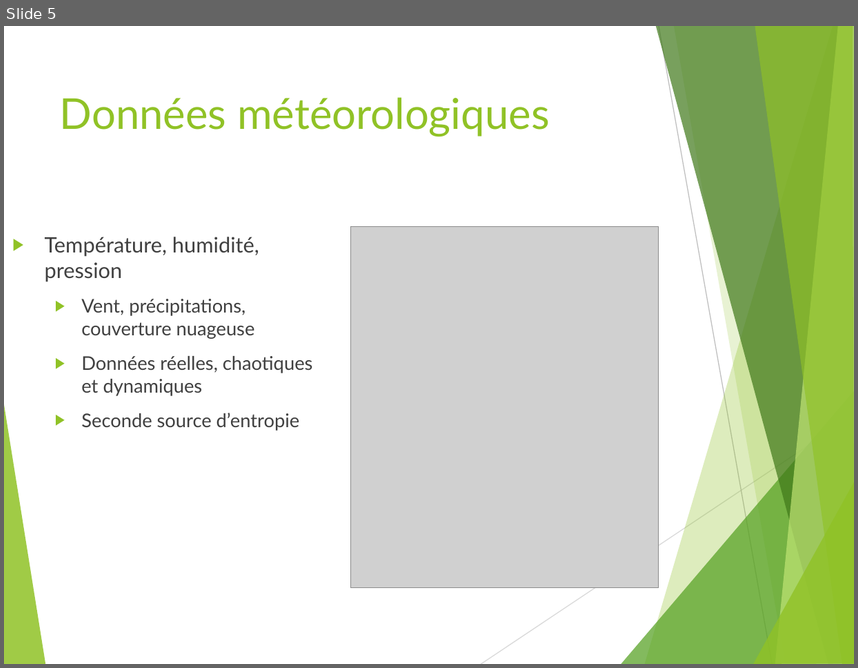
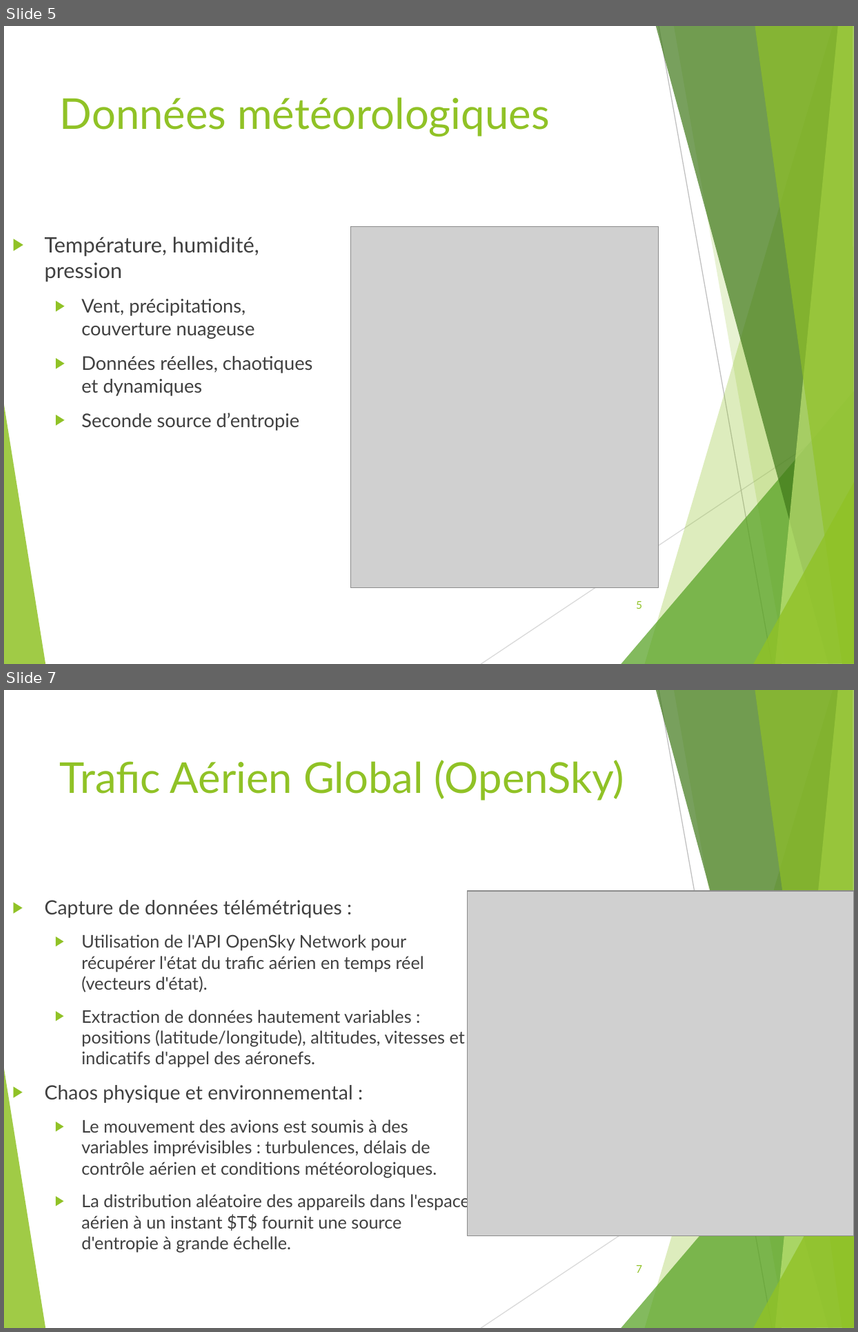
Before and after one commit to thorbeorn/EPSI-M1-Cryptographie-Chiffrement-Entropy-generator, a slide deck: présentation.pptx. Shown one above the other, each under a label of ours: slide 5 before the commit, slides 5 and 7 after it; the slides between them are not shown. The pictures are 858x668 and 858x1332 pixels, drawn with LibreOffice and Linux fonts; fonts in the diff are those of the drawing; grey boxes stand for pictures. Boxes give left, top, right and bottom in pixels: in the first picture for what was removed or moved away, otherwise in the second. Text is boxed around its words. In the diff, an @@ line names an element or a change of style, - is before the commit and + after.

```diff
--- a/présentation.pptx
+++ b/présentation.pptx
@@ slide 7 added at (4, 690, 854, 1328), background #FFFFFF; not listed: 10 template elements that a slide beside it also shows @@
@@ title added at (60, 760, 625, 800), 36 pt, text #90C226 @@
+Trafic Aérien Global (OpenSky)
@@ picture added at (467, 891, 854, 1236) @@
@@ text added at (45, 900, 470, 1252), 14.8 pt, text #404040 @@
+▶ Capture de données télémétriques :
+  ▶ Utilisation de l'API OpenSky Network pour récupérer l'état du trafic aérien en temps réel (vecteurs d'état).
+  ▶ Extraction de données hautement variables : positions (latitude/longitude), altitudes, vitesses et indicatifs d'appel des aéronefs.
+▶ Chaos physique et environnemental :
+  ▶ Le mouvement des avions est soumis à des variables imprévisibles : turbulences, délais de contrôle aérien et conditions météorologiques.
+  ▶ La distribution aléatoire des appareils dans l'espace aérien à un instant $T$ fournit une source d'entropie à grande échelle.
@@ page number added at (636, 1265, 642, 1272), 9 pt, text #90C226 @@
+7
@@ slide 5 changed as well @@
@@ page number added at (636, 601, 642, 608), 9 pt, text #90C226 @@
+5
```
Also in this commit, not shown: 8 other slides changed, 1 other slide added.
